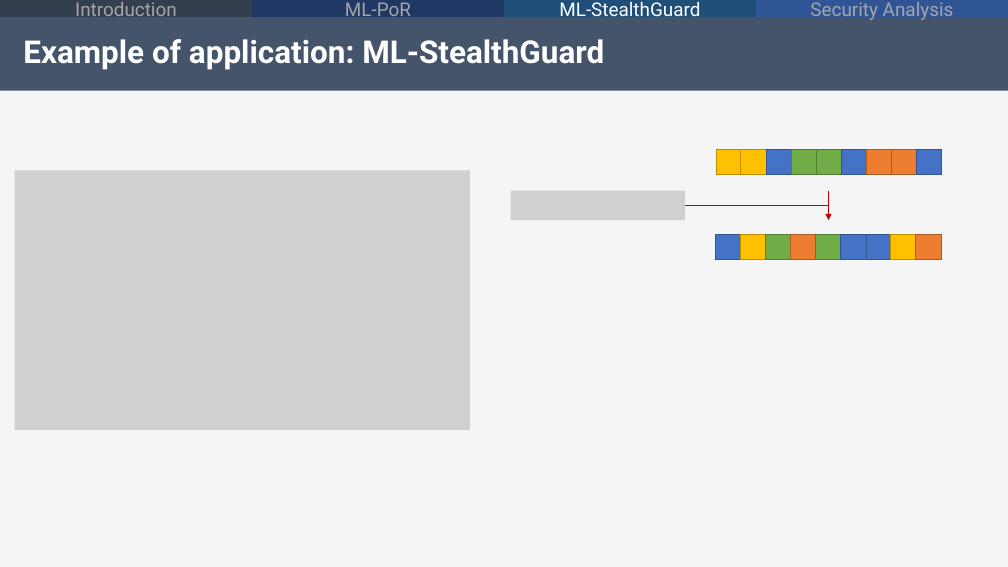
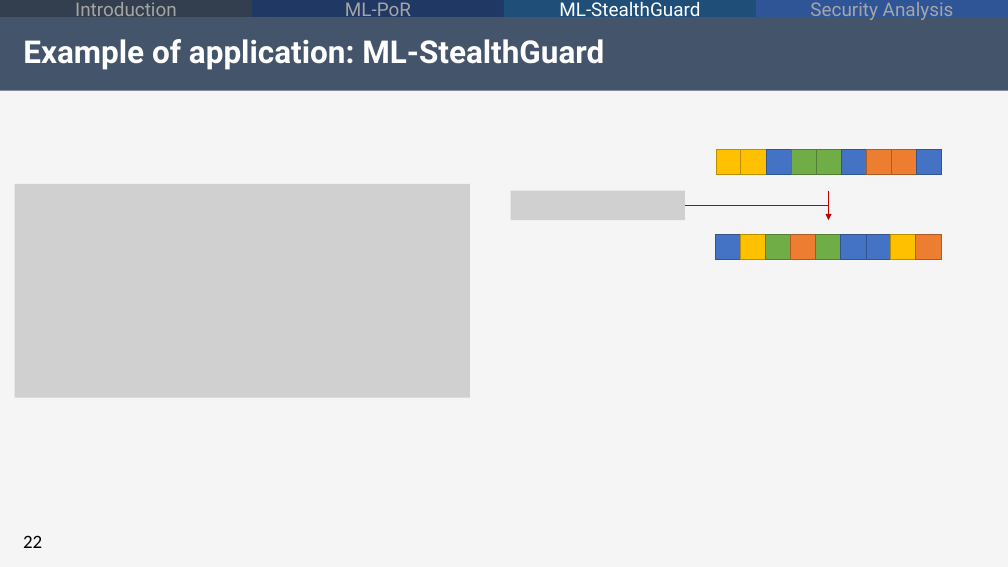
Before and after one commit to alecolu95/BigSec_ML-PoR, a slide deck: slide 22 of BigSec_presentation.pptx. Drawn at 1008x567 pixels with LibreOffice and Linux fonts; fonts in the diff are those of the drawing; grey boxes stand for pictures; background and template pictures are left out. Boxes give left, top, right and bottom in pixels: in the first picture for what was removed or moved away, otherwise in the second. Text is boxed around its words. In the diff, an @@ line names an element or a change of style, - is before the commit and + after.

```diff
--- a/BigSec_presentation.pptx
+++ b/BigSec_presentation.pptx
@@ picture: place and size @@
-picture at bbox=[14, 170, 470, 430]
+picture at bbox=[14, 184, 470, 398]
@@ page number added at bbox=[23, 535, 42, 548], 18 pt, text #000000 @@
+22
```
Also in this commit, not shown: 27 other slides changed.
